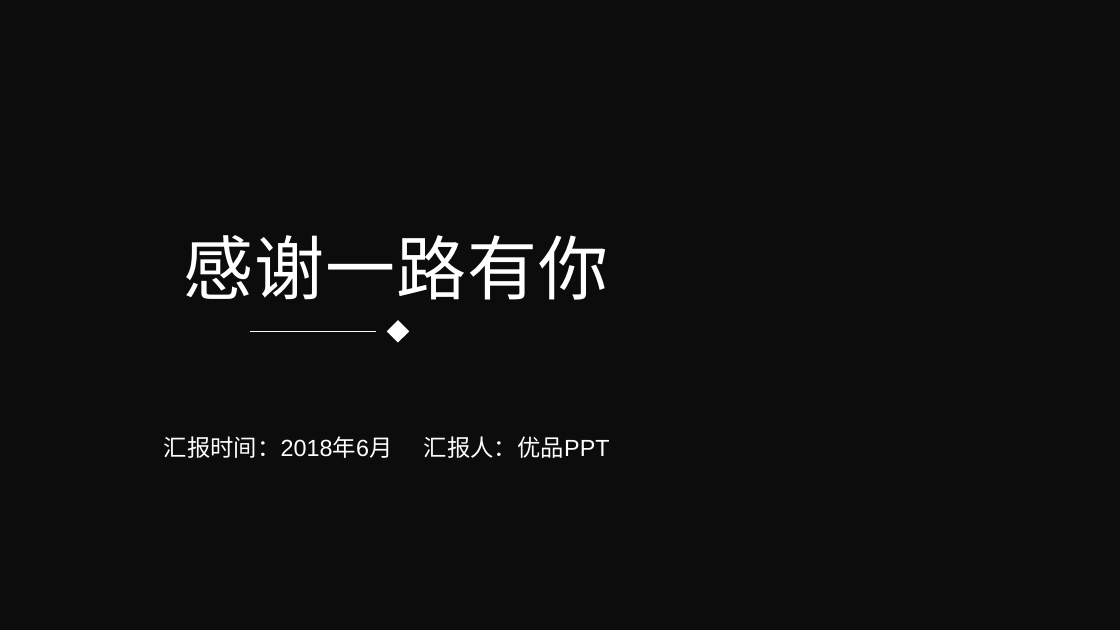
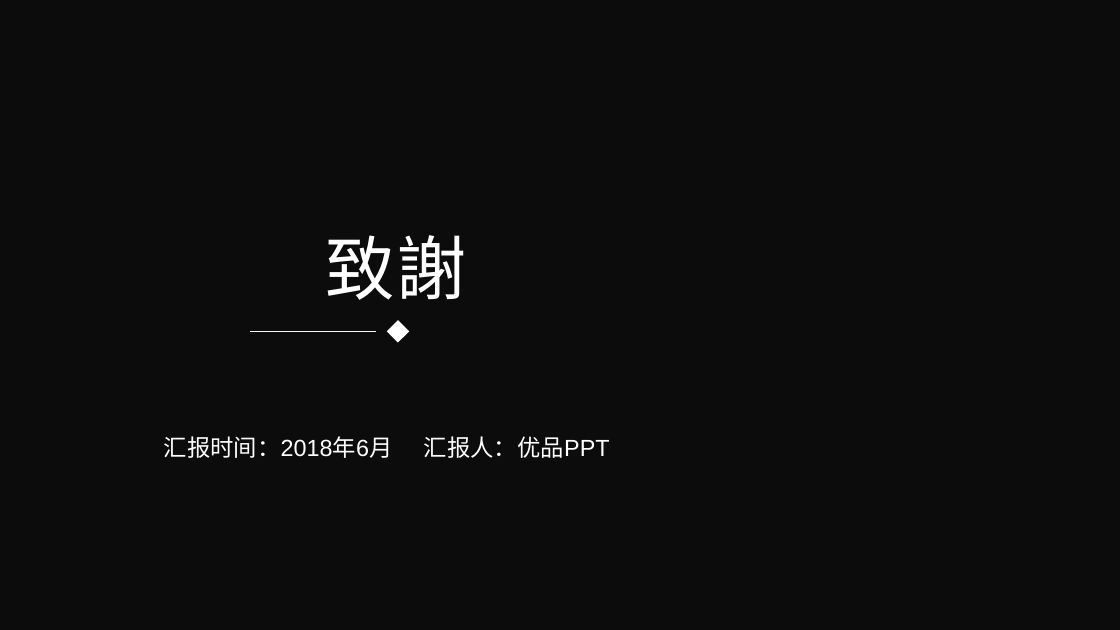
Before and after one commit to Sikako/hackthon, a slide deck: slide 24 of bigdata.pptx. Drawn at 1120x630 pixels with LibreOffice and Linux fonts; fonts in the diff are those of the drawing; background and template pictures are left out; a plain dark background stands for a picture behind light text. Boxes give left, top, right and bottom in pixels: in the first picture for what was removed or moved away, otherwise in the second. Text is boxed around its words. In the diff, an @@ line names an element or a change of style, - is before the commit and + after.

```diff
--- a/bigdata.pptx
+++ b/bigdata.pptx
@@ text at (325,235,466,300): text changed @@
-感谢一路有你
+致謝
```
Also in this commit, not shown: 3 other slides changed.
